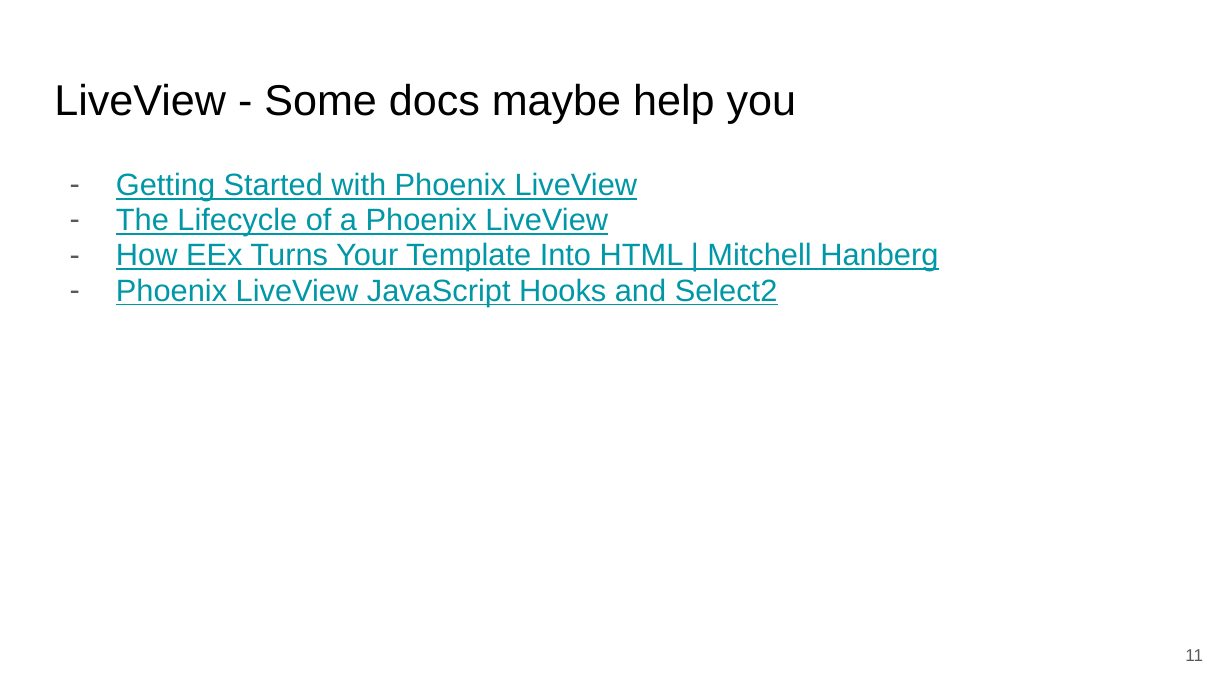
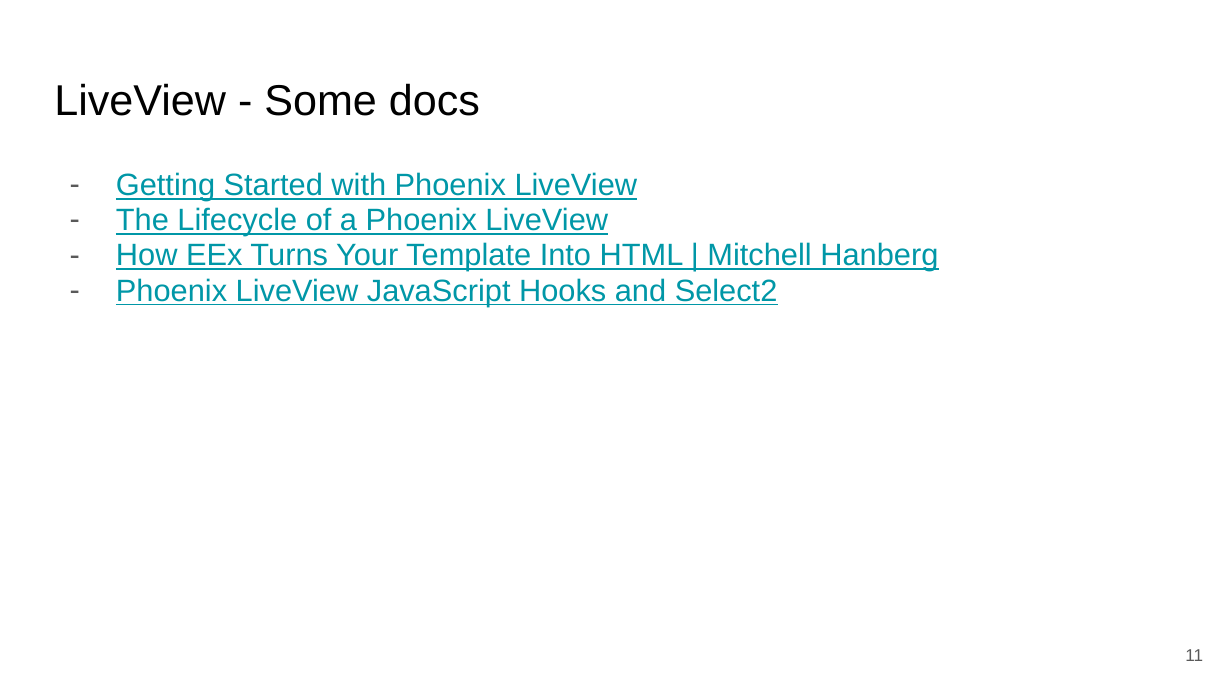
Before and after one commit to ohhi-vn/live_pub_demo, a slide deck: slide 11 of slide/Phoenix LiveView & Pubsub for Realtime & Scalable web app.pptx. Drawn at 1232x693 pixels with LibreOffice and Linux fonts; fonts in the diff are those of the drawing. Boxes give left, top, right and bottom in pixels: in the first picture for what was removed or moved away, otherwise in the second. Text is boxed around its words. In the diff, an @@ line names an element or a change of style, - is before the commit and + after.

```diff
--- a/slide/Phoenix LiveView & Pubsub for Realtime & Scalable web app.pptx
+++ b/slide/Phoenix LiveView & Pubsub for Realtime & Scalable web app.pptx
@@ title at (54,83,480,116): text changed @@
-LiveView - Some docs maybe help you
+LiveView - Some docs
```
Also in this commit, not shown: 10 other slides changed, 1 slide added.
